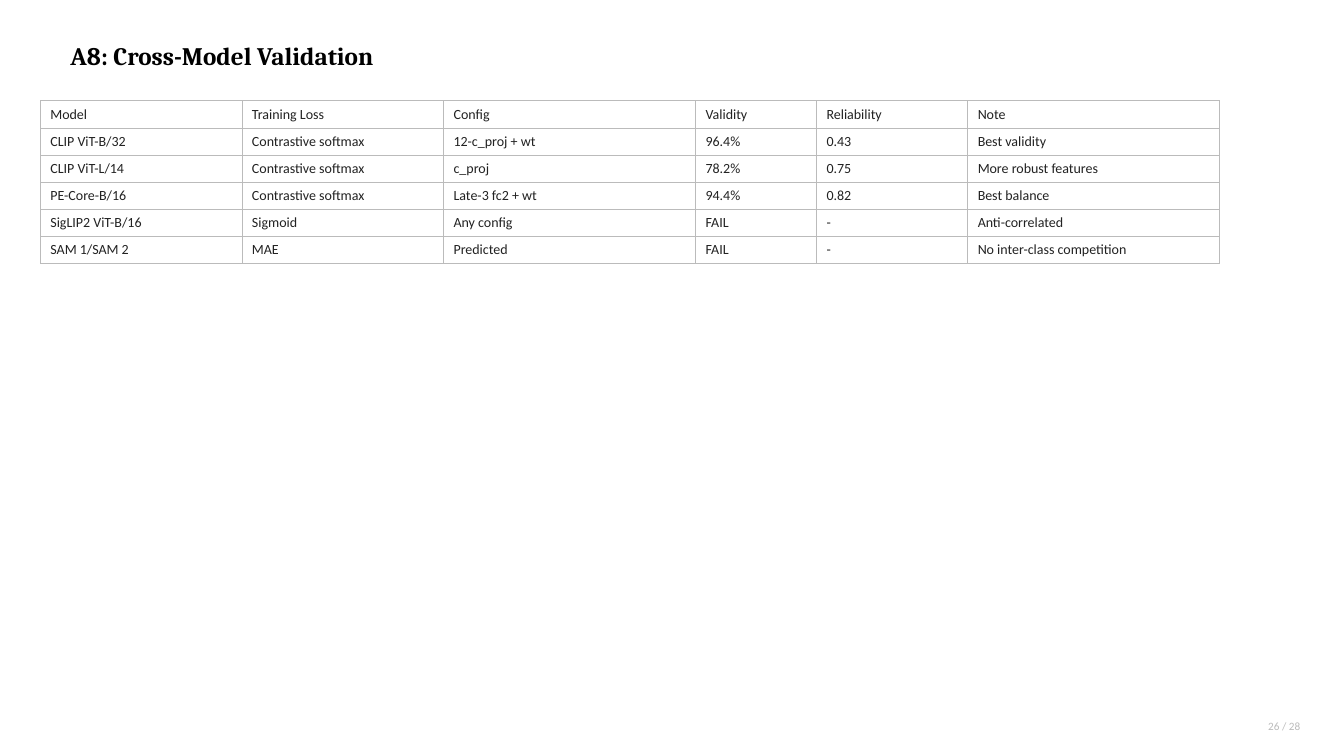
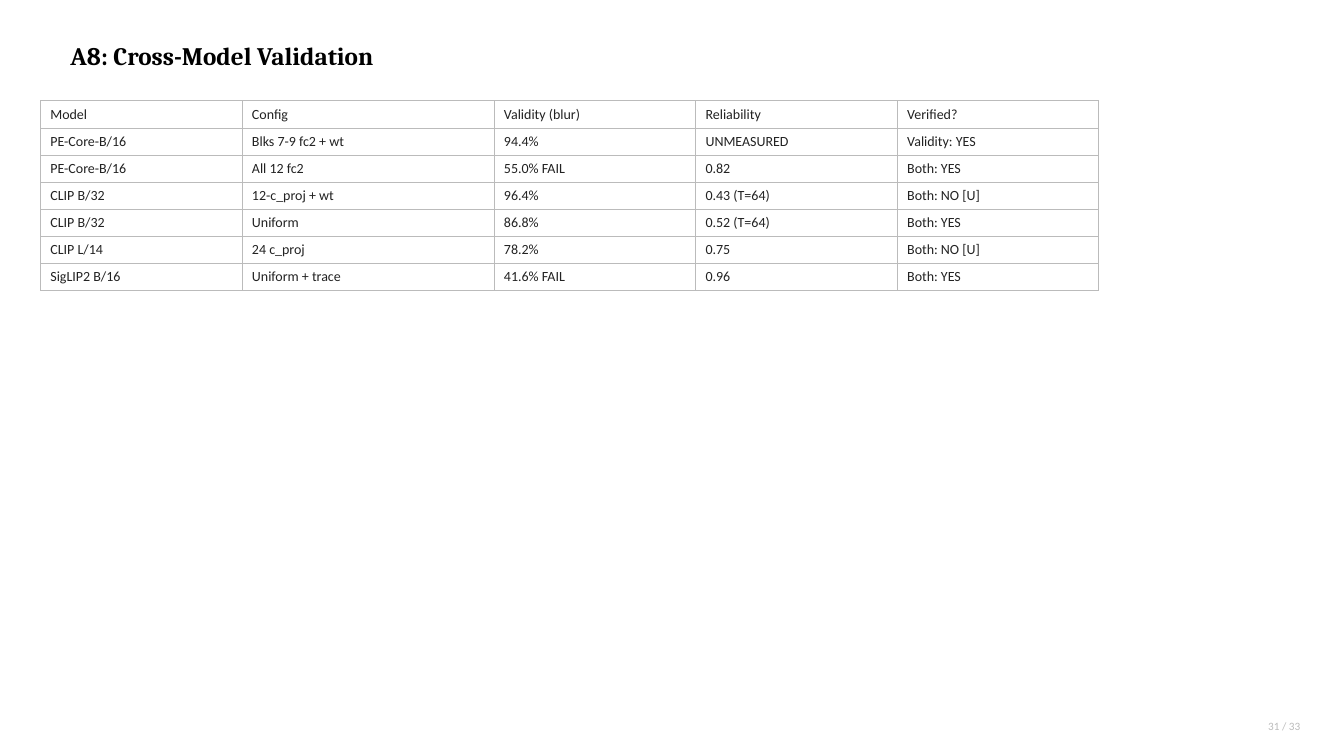
Before and after one commit to fwromano/mcdo-vlm-uncertainty, a slide deck: slide 31 of MC_Dropout_Status_Update.pptx (slide 26 before the commit). Drawn at 1344x756 pixels with LibreOffice and Linux fonts; fonts in the diff are those of the drawing. Boxes give left, top, right and bottom in pixels: in the first picture for what was removed or moved away, otherwise in the second. Text is boxed around its words. In the diff, an @@ line names an element or a change of style, - is before the commit and + after.

```diff
--- a/MC_Dropout_Status_Update.pptx
+++ b/MC_Dropout_Status_Update.pptx
@@ table at (x1=40, y1=101, x2=1099, y2=288) @@
-Model | Training Loss | Config | Validity | Reliability | Note
-CLIP ViT-B/32 | Contrastive softmax | 12-c_proj + wt | 96.4% | 0.43 | Best validity
-CLIP ViT-L/14 | Contrastive softmax | c_proj | 78.2% | 0.75 | More robust features
-PE-Core-B/16 | Contrastive softmax | Late-3 fc2 + wt | 94.4% | 0.82 | Best balance
-SigLIP2 ViT-B/16 | Sigmoid | Any config | FAIL | - | Anti-correlated
-SAM 1/SAM 2 | MAE | Predicted | FAIL | - | No inter-class competition
+Model | Config | Validity (blur) | Reliability | Verified?
+PE-Core-B/16 | Blks 7-9 fc2 + wt | 94.4% | UNMEASURED | Validity: YES
+PE-Core-B/16 | All 12 fc2 | 55.0% FAIL | 0.82 | Both: YES
+CLIP B/32 | 12-c_proj + wt | 96.4% | 0.43 (T=64) | Both: NO [U]
+CLIP B/32 | Uniform | 86.8% | 0.52 (T=64) | Both: YES
+CLIP L/14 | 24 c_proj | 78.2% | 0.75 | Both: NO [U]
+SigLIP2 B/16 | Uniform + trace | 41.6% FAIL | 0.96 | Both: YES
@@ table resized from (x1=40, y1=101, x2=1220, y2=261) to (x1=40, y1=101, x2=1099, y2=288) @@
@@ text at (x1=1268, y1=723, x2=1300, y2=730): text changed @@
-26 / 28
+31 / 33
```
Also in this commit, not shown: 24 other slides changed, 8 slides added, 3 slides removed, 9 other files.
